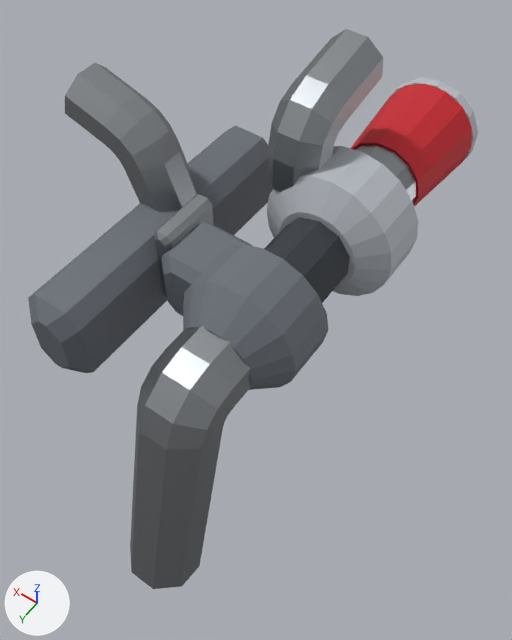
Before and after pictures for a commit that changed the glTF model assets/parts/turbo/spool/spool_56/ridgeback_4x4.glb.
Both versions are drawn from a 50 mm camera at (-0.412, 0.334, 0.346) aimed at (-0.179, 0.009, -0.165). Arrows for +X, +Y and +Z are at lower left; the lights stay in place. The picture after the commit comes second. Where no turn or scale is listed for an object, it has been applied to the vertices. Vertices at exactly the same position are counted once.

The first picture shows 'model'.
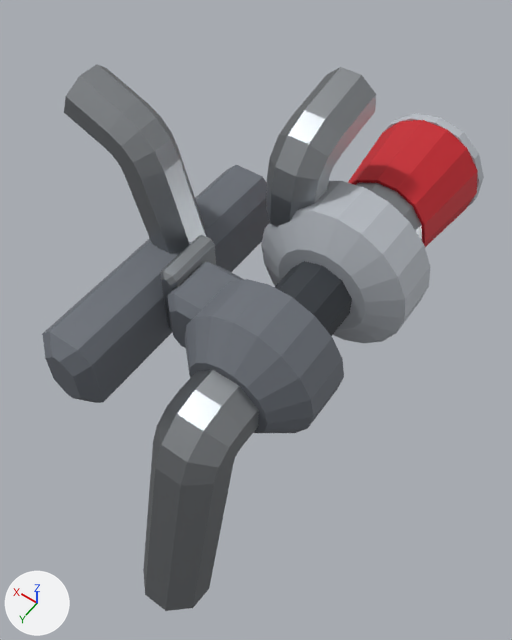
What differs and where, as boxes [x1, y1, x2, y2] in the pictures (512 x 640 px; the box of a moved part takes in the faces that stretch with it):
'model', reshaped, moved: before [28, 29, 478, 589]; after [42, 64, 484, 611]
part 1 of me_model, moved or reshaped: before [154, 194, 214, 298]; after [160, 235, 216, 330]
part 2 of me_model, moved or reshaped: before [350, 78, 478, 207]; after [348, 113, 484, 247]
part 3 of me_model, moved or reshaped: before [130, 325, 251, 589]; after [143, 370, 259, 611]
part 4 of me_model, moved or reshaped: before [161, 222, 252, 316]; after [167, 262, 245, 348]
part 5 of me_model, moved or reshaped: before [183, 245, 328, 390]; after [185, 279, 344, 433]
part 6 of me_model, moved or reshaped: before [28, 125, 273, 373]; after [42, 165, 270, 403]
part 7 of me_model, moved or reshaped: before [264, 217, 350, 303]; after [274, 261, 352, 336]
part 8 of me_model, moved or reshaped: before [266, 146, 418, 296]; after [261, 181, 430, 344]
part 9 of me_model, moved or reshaped: before [294, 29, 383, 122]; after [292, 67, 376, 153]
part 10 of me_model, moved or reshaped: before [280, 76, 346, 133]; after [279, 110, 342, 165]
part 11 of me_model, moved or reshaped: before [268, 146, 332, 192]; after [266, 181, 327, 227]
part 12 of me_model, moved or reshaped: before [269, 100, 338, 168]; after [267, 135, 334, 203]
part 13 of me_model, moved or reshaped: before [65, 63, 197, 212]; after [64, 64, 206, 253]

Edits to the bpy script that builds the scene:
```text
Change me_model:
    used by ob_model
    remove me_model.from_pydata(...)  # 610 vertices, 1152 faces; spans x -0.142..0.142, y -0.229..0.229, z -0.166..0.166
    add me_model.from_pydata(...)  # 610 vertices, 1152 faces; spans x -0.154..0.154, y -0.229..0.229, z -0.178..0.178
    me_model part 1: the loose piece of 34 vertices spanning x 0.003..0.021, y 0.001..0.061, z -0.009..0.071 is moved by (0.009, 0.0, -0.012)
    me_model part 2: the loose piece of 88 vertices spanning x -0.128..-0.034, y -0.229..-0.094, z -0.006..0.089 is scaled about its middle by (1.21, 1, 1.21), then moved by (0.002, 0.0, -0.012)
    me_model part 3: the loose piece of 58 vertices spanning x -0.111..-0.052, y 0.106..0.229, z -0.166..0.071 is moved by (0.002, 0.0, -0.012)
    me_model part 4: the loose piece of 34 vertices spanning x -0.06..0.005, y 0.016..0.076, z 0.001..0.066 is scaled about its middle by (1.06, 1, 1), then moved by (0.008, 0.0, -0.012)
    me_model part 5: the loose piece of 74 vertices spanning x -0.133..-0.029, y 0.031..0.111, z -0.01..0.092 is scaled about its middle by (1.21, 1, 1.21), then moved by (0.002, 0.0, -0.012)
    me_model part 6: the loose piece of 34 vertices spanning x 0.019..0.075, y -0.119..0.161, z -0.029..0.051 is moved by (0.009, 0.0, -0.012)
    me_model part 7: the loose piece of 22 vertices spanning x -0.112..-0.051, y -0.029..0.036, z 0.009..0.073 is moved by (0.002, 0.0, -0.012)
    me_model part 8: the loose piece of 82 vertices spanning x -0.142..-0.02, y -0.099..-0.024, z -0.02..0.102 is scaled about its middle by (1.21, 1, 1.21), then moved by (0.002, 0.0, -0.012)
    me_model part 9: all 8 vertices in x -0.063..-0.015, y -0.089..-0.078, z 0.108..0.154 are moved by (0.011, -0.003, 0.002)
    me_model part 10: 8 of the vertices in x -0.063..-0.015, y -0.084..-0.056, z 0.106..0.145 are moved by (0.011, -0.001, 0.001)
    me_model part 11: all 8 vertices in x -0.063..-0.015, y -0.083..-0.035, z 0.1..0.103 are moved by (0.011, 0.0, -0.002)
    me_model part 12: 8 of the vertices in x -0.063..-0.015, y -0.084..-0.04, z 0.106..0.126 are moved by (0.011, 0.0, 0.0)
    me_model part 13: 50 of 610 vertices moved; they spanned x -0.007..0.142, y -0.023..0.025, z -0.068..0.143 and now span x 0.002..0.154, y -0.023..0.025, z -0.091..0.178; mean shift (0.01, 0.0, 0.021); largest move (0.142, 0.011, 0.097) -> (0.154, 0.011, 0.133)
    other edits to the shape of me_model do not show in these pictures
Change ob_model:
    ob_model.location: (-0.135, -0.001, -0.12) -> (-0.145, -0.001, -0.155)
```
